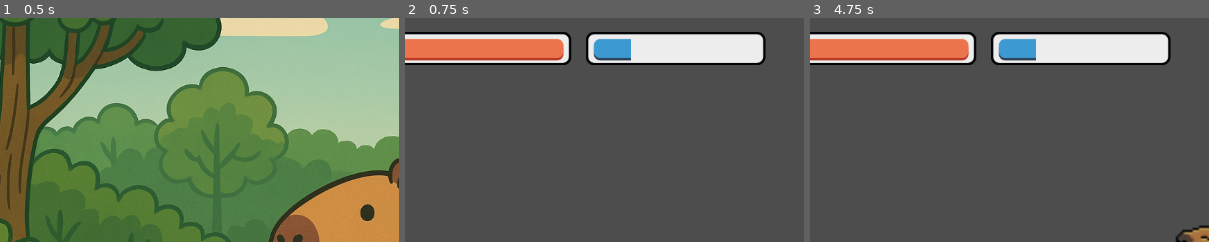
Above: before the commit, frames 1-3 (left to right).
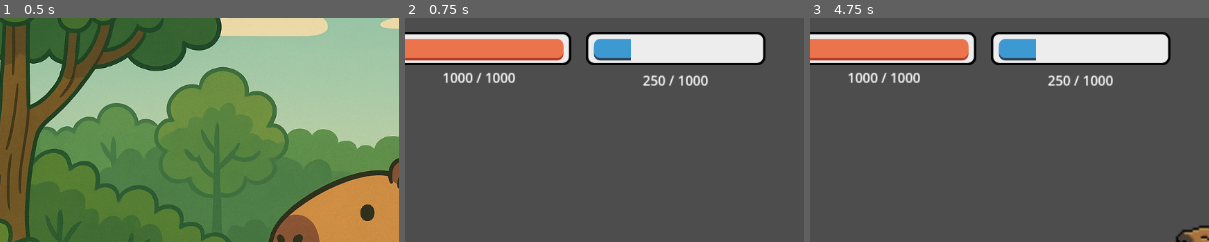
Above: after the commit, the same moments.

Repository: natayadev/carpincho-team
Game: Godot game, scene res://main.tscn
Same seed, same stepped clock (60 frames per second), same inputs: the game is played once before the commit and once after it.
Inputs (mouse positions are % of the whole screen's width and height, from its top left):
- Up to frame 1 (0.5 s): no input
- Up to frame 2 (0.75 s): click (19, 59) at 0.5 s
- Up to frame 3 (4.75 s): tap Enter at 1.25 s; hold Right (move_right) 1.28-2.03 s; hold Down (move_down) 2.03-2.78 s; hold Right (move_right) 2.78-3.53 s; hold Up (move_up) 3.53-4.28 s; hold Left (move_left) from 4.28 s (still down)
The pictures show only the part of the screen within x 6-56%, y 0-50%; the shares and areas given below are measured in that part.

Frame 1 is identical in both runs. In frame 2, 0.9% of the frame differs, in the area x 9-76%, y 24-31%; in frame 3, 0.9%.

Commit message:
Añade labels de las barras de vida y energia

Diff:
--- a/hud.gd
+++ b/hud.gd
@@ -24,5 +24,10 @@
 func _on_exit_button_pressed() -> void:
 	get_tree().quit()
 
-func _on_player_health_changed(health: Variant) -> void:
-	pass
+func update_health(current: int, max: int) -> void:
+	$HealthBar.value = current
+	$HealthBar/HealthLabel.text = "%d / %d" % [current, max]
+
+func update_stamina(current: int, max: int) -> void:
+	$StaminaBar.value = current
+	$StaminaBar/StaminaLabel.text = "%d / %d" % [current, max]
--- a/hud.tscn
+++ b/hud.tscn
@@ -106,6 +106,16 @@
 texture_under = ExtResource("11_4u2vk")
 texture_progress = ExtResource("11_1fv7p")
 
+[node name="HealthLabel" type="Label" parent="HealthBar"]
+layout_mode = 0
+offset_left = 182.5
+offset_top = 130.0
+offset_right = 222.5
+offset_bottom = 153.0
+scale = Vector2(3, 3)
+horizontal_alignment = 1
+vertical_alignment = 1
+
 [node name="StaminaBar" type="TextureProgressBar" parent="."]
 offset_left = 330.0
 offset_top = 20.0
@@ -118,6 +128,16 @@
 texture_progress = ExtResource("12_4u2vk")
 script = SubResource("GDScript_1fv7p")
 
+[node name="StaminaLabel" type="Label" parent="StaminaBar"]
+layout_mode = 0
+offset_left = 205.0
+offset_top = 140.0
+offset_right = 245.0
+offset_bottom = 163.0
+scale = Vector2(3, 3)
+horizontal_alignment = 1
+vertical_alignment = 1
+
 [connection signal="pressed" from="StartButton" to="." method="_on_start_button_pressed"]
 [connection signal="pressed" from="MuteButton" to="." method="_on_mute_button_pressed"]
 [connection signal="pressed" from="ExitButton" to="." method="_on_exit_button_pressed"]
--- a/main.gd
+++ b/main.gd
@@ -14,9 +14,20 @@
 	$Player.start($StartPosition.position)
 	$StartTimer.start()
 
+func _on_player_health_changed(health):
+	$HUD.update_health(int(health), $Player.max_health)
+
+func _on_player_stamina_changed(stamina):
+	$HUD.update_stamina(int(stamina), $Player.max_stamina)
+
 func _ready():
 	var custom_cursor = preload("res://art/Cursor.png")
 	Input.set_custom_mouse_cursor(custom_cursor, Input.CURSOR_POINTING_HAND)
 	$HUD/HealthBar.hide()
 	$HUD/StaminaBar.hide()
 	$GameMusic.play()
+
+	$HUD.update_health($Player.health, $Player.max_health)
+	$HUD.update_stamina($Player.stamina, $Player.max_stamina)
+	$Player.connect("health_changed", _on_player_health_changed)
+	$Player.connect("stamina_changed", _on_player_stamina_changed)
--- a/player.gd
+++ b/player.gd
@@ -85,11 +85,3 @@
 func _on_blue_area_body_exited(body):
 	if body == self:
 		touching_blue = false
-
-
-func _on_health_changed(health: Variant) -> void:
-	pass # Replace with function body.
-
-
-func _on_stamina_changed(stamina: Variant) -> void:
-	pass # Replace with function body.
